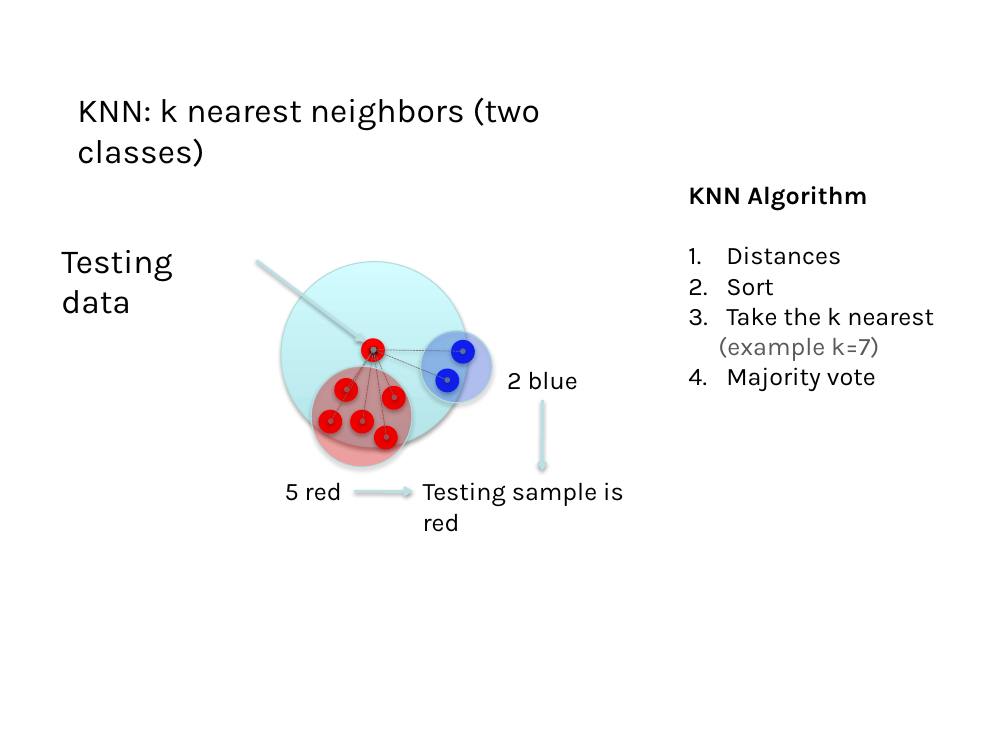
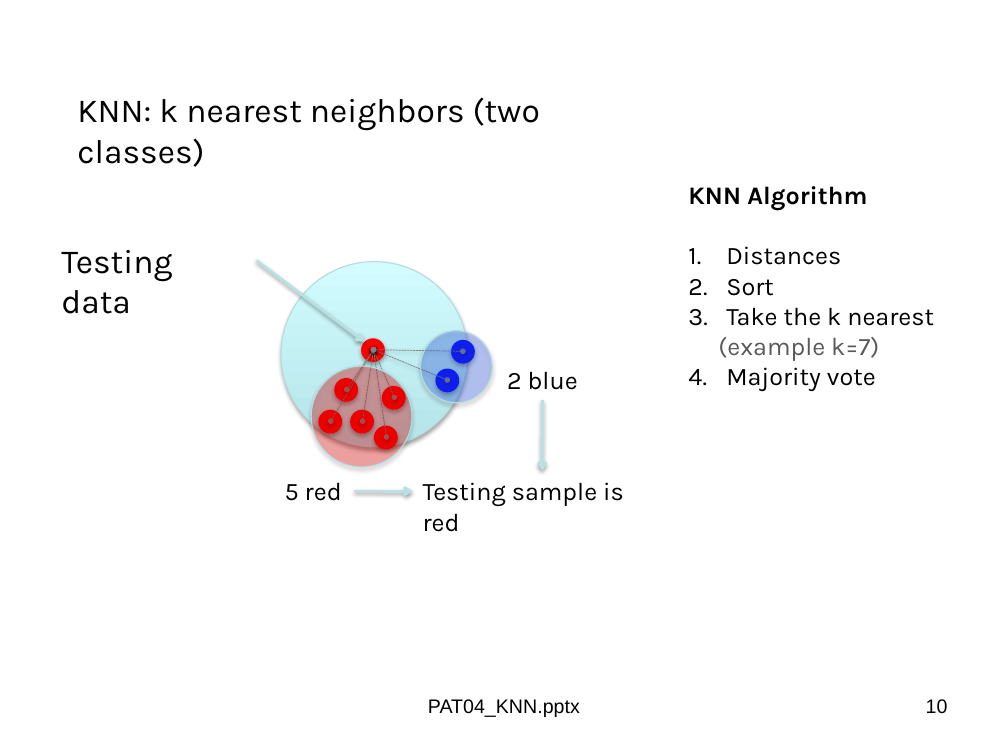
Before and after one commit to domingomery/patrones, a slide deck: slide 10 of clases/Cap04_Clasificacion/presentations/PAT04_KNN.pptx. Drawn at 1008x756 pixels with LibreOffice and Linux fonts; fonts in the diff are those of the drawing. Boxes give left, top, right and bottom in pixels: in the first picture for what was removed or moved away, otherwise in the second. Text is boxed around its words. In the diff, an @@ line names an element or a change of style, - is before the commit and + after.

```diff
--- a/clases/Cap04_Clasificacion/presentations/PAT04_KNN.pptx
+++ b/clases/Cap04_Clasificacion/presentations/PAT04_KNN.pptx
@@ text added at [428, 699, 580, 717], 14 pt, text #000000 @@
+PAT04_KNN.pptx
@@ page number added at [926, 699, 948, 714], 14 pt, text #000000 @@
+10
```
Also in this commit, not shown: 11 other slides changed, 2 slides added, 2 slides removed, 51 other files.
